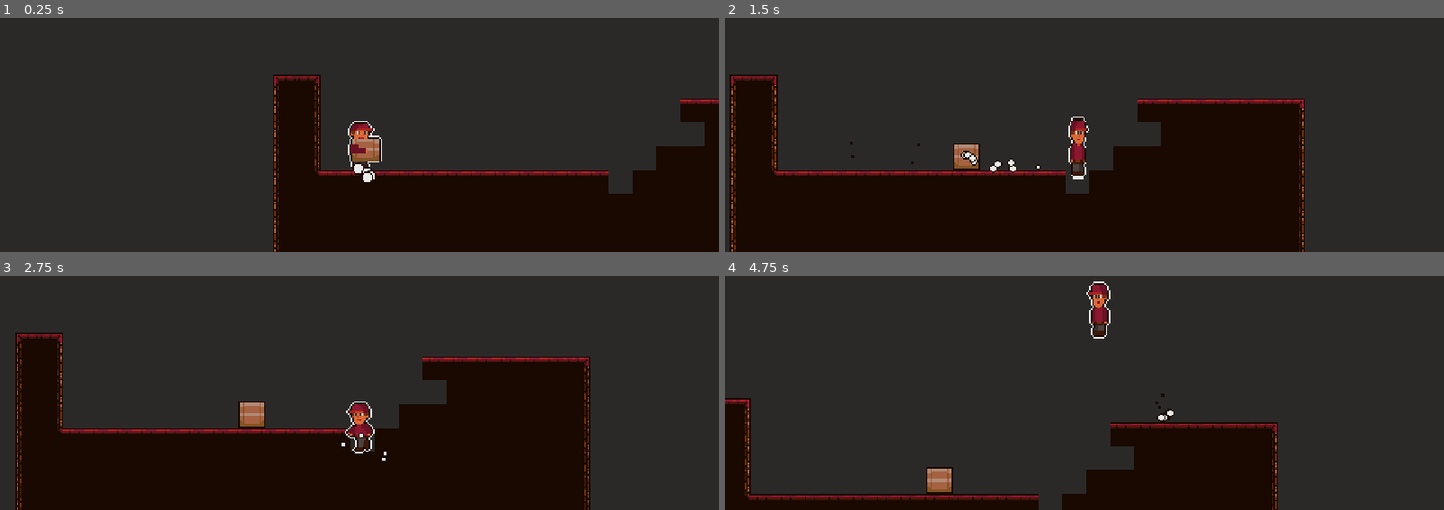
Above: before the commit, frames 1-4 (two rows, left to right).
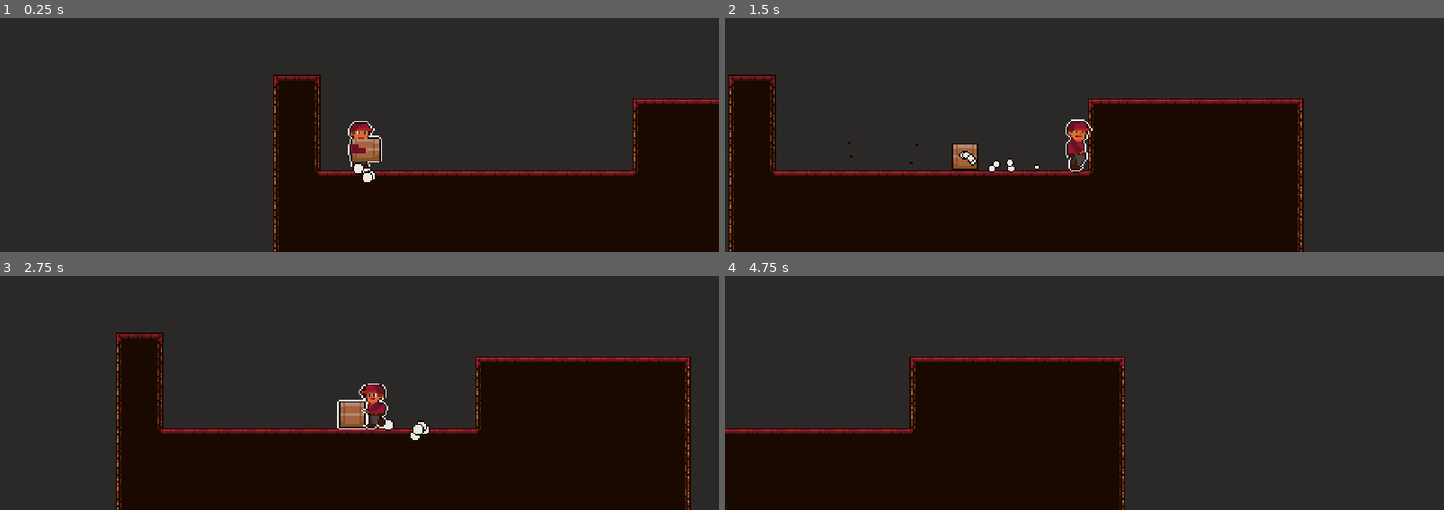
Above: after the commit, the same moments.

Repository: RemyIsCool/Carrying-Thing-Game
Game: Godot game, scene res://Levels/Level2.tscn
Two runs of this game, one before a commit and one after it. Both use one fixed random seed, a clock stepped at 60 frames per second and the inputs below. This scene is started directly instead of the project's main scene.
Inputs:
- Up to frame 1 (0.25 s): no input
- Up to frame 2 (1.5 s): hold D (right) from 0.53 s (still down); tap Space (pick_up_throw) at 0.6, 1.35 s; tap W (jump) at 0.77 s
- Up to frame 3 (2.75 s): tap W (jump) at 1.52 s; release D (right) at 2.03 s; hold A (left) from 2.03 s (still down); tap Space (pick_up_throw) at 2.1 s
- Up to frame 4 (4.75 s): release A (left) at 2.78 s; hold D (right) 2.78-4.28 s; tap Space (pick_up_throw) at 2.85, 3.6, 4.35 s; tap W (jump) at 3.02, 3.77, 4.52 s; hold A (left) from 4.28 s (still down)

The runs differ from the first frame. In frame 1, 2.4% of the frame differs, in the area x 84-98%, y 34-76%; in frame 2, 5.1%; in frame 3, 25%; in frame 4, 33%, in the area x 0-77%, y 2-100%.

Commit message:
fixed level 2

Diff:
--- a/Levels/Level2.tscn
+++ b/Levels/Level2.tscn
@@ -10,7 +10,7 @@
 
 [node name="TileMap" parent="." instance=ExtResource( 5 )]
 position = Vector2( 3, 0 )
-tile_data = PoolIntArray( 131070, 0, 0, 131071, 0, 2, 196606, 0, 65536, 196607, 0, 65538, 131086, 10, 1, 131087, 0, 1, 131088, 0, 1, 131089, 0, 1, 131090, 0, 1, 131091, 0, 1, 131092, 0, 1, 131093, 0, 2, 262142, 0, 65536, 262143, 0, 65538, 196621, 10, 1, 196622, 10, 65537, 196623, 10, 65538, 196624, 0, 65537, 196625, 0, 65537, 196626, 0, 65537, 196627, 0, 65537, 196628, 0, 65537, 196629, 0, 65538, 327678, 0, 65536, 327679, 0, 65538, 262156, 10, 1, 262157, 10, 0, 262158, 0, 65537, 262159, 0, 65537, 262160, 0, 65537, 262161, 0, 65537, 262162, 0, 65537, 262163, 0, 65537, 262164, 0, 65537, 262165, 0, 65538, 393214, 0, 65536, 393215, 0, 65540, 327680, 0, 1, 327681, 0, 1, 327682, 0, 1, 327683, 0, 1, 327684, 0, 1, 327685, 0, 1, 327686, 0, 1, 327687, 0, 1, 327688, 0, 1, 327689, 0, 1, 327690, 0, 1, 327691, 0, 1, 327692, 10, 0, 327693, 0, 65537, 327694, 0, 65537, 327695, 0, 65537, 32 …(5364 unchanged characters)…
+tile_data = PoolIntArray( 131070, 0, 0, 131071, 0, 2, 196606, 0, 65536, 196607, 0, 65538, 131085, 0, 0, 131086, 0, 1, 131087, 0, 1, 131088, 0, 1, 131089, 0, 1, 131090, 0, 1, 131091, 0, 1, 131092, 0, 1, 131093, 0, 2, 262142, 0, 65536, 262143, 0, 65538, 196621, 0, 65536, 196622, 0, 65537, 196623, 0, 65537, 196624, 0, 65537, 196625, 0, 65537, 196626, 0, 65537, 196627, 0, 65537, 196628, 0, 65537, 196629, 0, 65538, 327678, 0, 65536, 327679, 0, 65538, 262156, 10, 1, 262157, 0, 65536, 262158, 0, 65537, 262159, 0, 65537, 262160, 0, 65537, 262161, 0, 65537, 262162, 0, 65537, 262163, 0, 65537, 262164, 0, 65537, 262165, 0, 65538, 393214, 0, 65536, 393215, 0, 65540, 327680, 0, 1, 327681, 0, 1, 327682, 0, 1, 327683, 0, 1, 327684, 0, 1, 327685, 0, 1, 327686, 0, 1, 327687, 0, 1, 327688, 0, 1, 327689, 0, 1, 327690, 0, 1, 327691, 0, 1, 327692, 0, 1, 327693, 0, 65541, 327694, 0, 65537, 327695, 0, 65537, 32 …(5364 unchanged characters)…
 
 [node name="Player" parent="." instance=ExtResource( 2 )]
 position = Vector2( 29, 55 )
